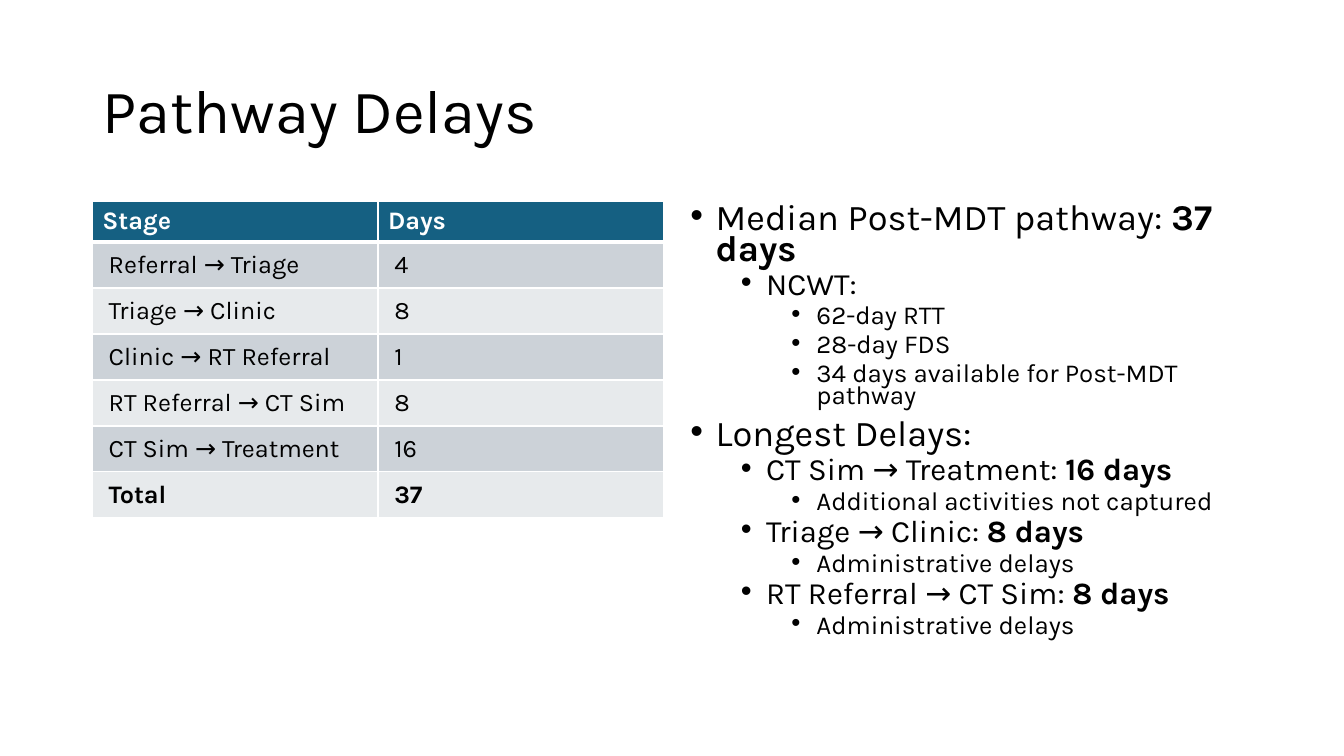
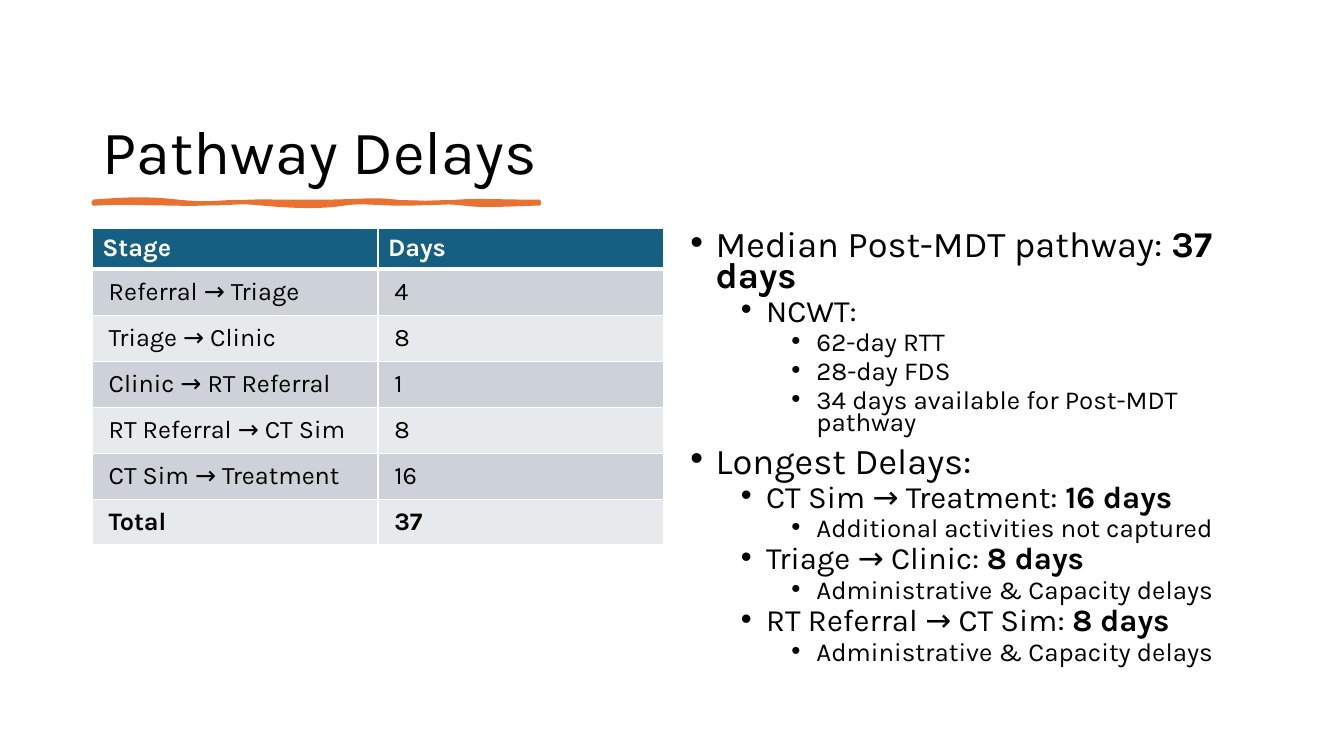
Before and after one commit to MCollins87/MScProject, a slide deck: slide 21 of Presentation/Presentation_v2.pptx (slide 20 before the commit). Drawn at 1344x756 pixels with LibreOffice and Linux fonts; fonts in the diff are those of the drawing. Boxes give left, top, right and bottom in pixels: in the first picture for what was removed or moved away, otherwise in the second. Text is boxed around its words. In the diff, an @@ line names an element or a change of style, - is before the commit and + after.

```diff
--- a/Presentation/Presentation_v2.pptx
+++ b/Presentation/Presentation_v2.pptx
@@ title "Pathway Delays" moved from (x1=102, y1=91, x2=536, y2=148) to (x1=102, y1=132, x2=536, y2=189) @@
@@ title "Pathway Delays" at (x1=102, y1=132, x2=536, y2=189): vertical alignment middle to bottom @@
@@ freeform shape added at (x1=94, y1=202, x2=539, y2=204), fill #E97132, outline #E97132 3 pt @@
@@ table moved from (x1=93, y1=202, x2=663, y2=522) to (x1=93, y1=229, x2=663, y2=549) @@
@@ text "Median Post-MDT pathway: 37 days" moved from (x1=716, y1=205, x2=1212, y2=640) to (x1=716, y1=232, x2=1213, y2=668) @@
@@ text at (x1=816, y1=576, x2=1213, y2=606): text changed @@
-    • Administrative delays
+    • Administrative & Capacity delays
@@ text at (x1=816, y1=638, x2=1213, y2=668): text changed @@
-    • Administrative delays
+    • Administrative & Capacity delays
```
Also in this commit, not shown: 24 other slides changed, 3 slides added, 1 slide removed, 1 other file.
